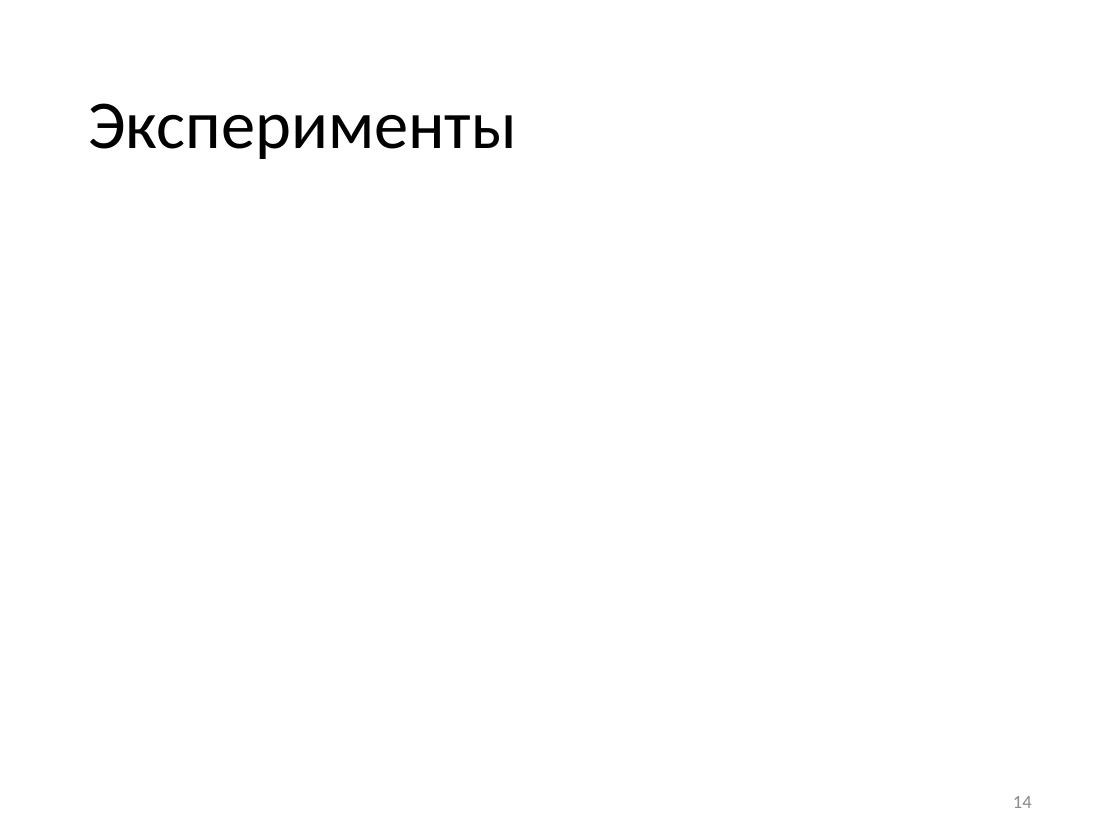
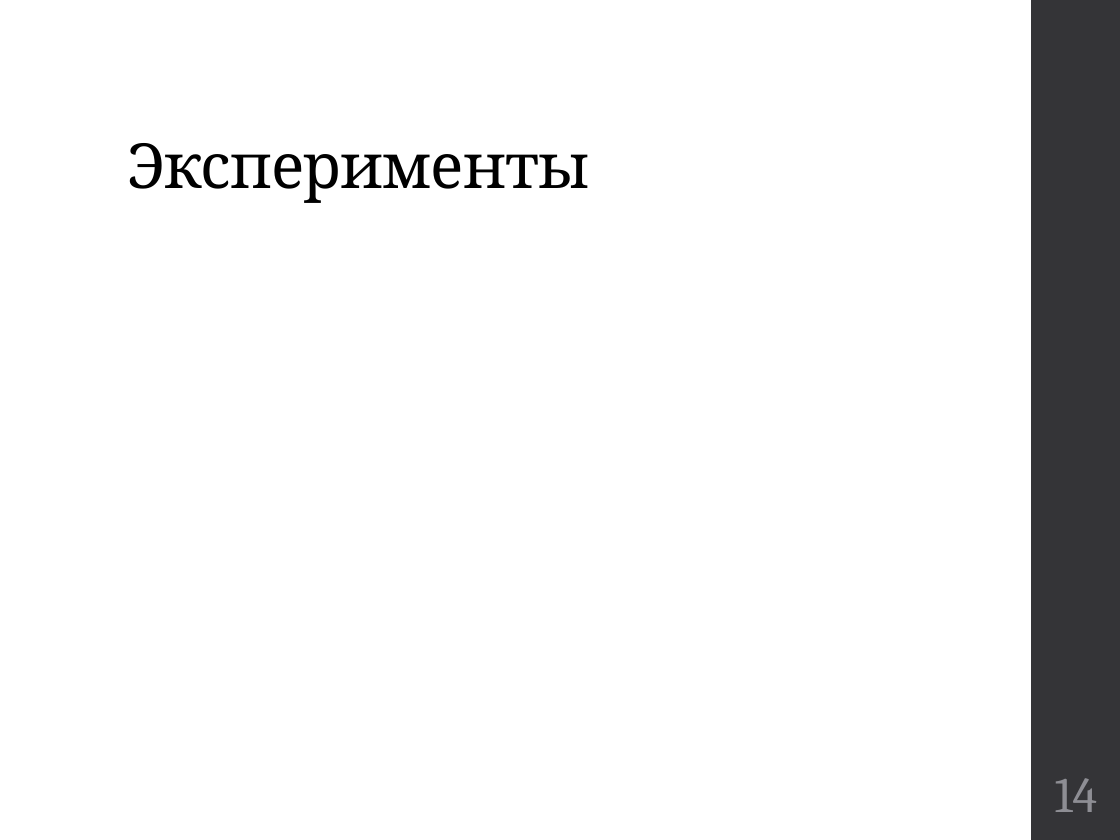
Before and after one commit to kwadraterry/diploma, a slide deck: slide 14 of Отчет/Доклад Неповинных.pptx. Drawn at 1120x840 pixels with LibreOffice and Linux fonts; fonts in the diff are those of the drawing. Boxes give left, top, right and bottom in pixels: in the first picture for what was removed or moved away, otherwise in the second. Text is boxed around its words. In the diff, an @@ line names an element or a change of style, - is before the commit and + after.

```diff
--- a/Отчет/Доклад Неповинных.pptx
+++ b/Отчет/Доклад Неповинных.pptx
@@ rectangle added at (x1=1032, y1=0, x2=1120, y2=840), fill #353537 @@
@@ title "Эксперименты" moved from (x1=88, y1=103, x2=517, y2=159) to (x1=127, y1=143, x2=590, y2=203) @@
@@ title "Эксперименты" at (x1=127, y1=143, x2=590, y2=203): size 44 to 40 pt, font Calibri to Cambria, letter spacing 0 to -0.5 pt; vertical alignment middle to bottom @@
@@ page number moved from (x1=1013, y1=796, x2=1032, y2=808) to (x1=1055, y1=778, x2=1098, y2=812) @@
@@ page number at (x1=1055, y1=778, x2=1098, y2=812): size 12 to 32 pt, font Calibri to Cambria, text colour #8C8C8C to #8E8E94; alignment right to centre @@
```
Also in this commit, not shown: 10 other slides changed, 4 slides added, 4 slides removed, 1 other file.
